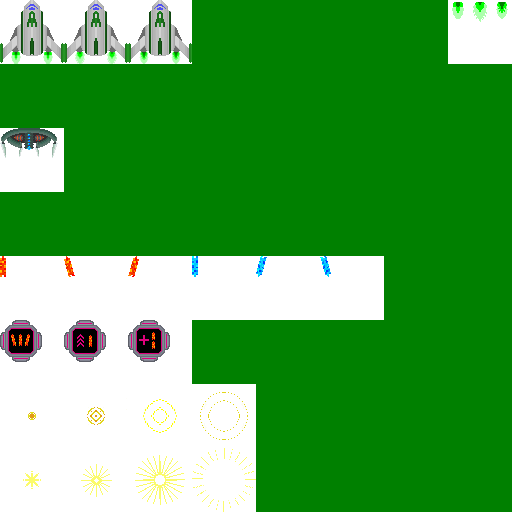
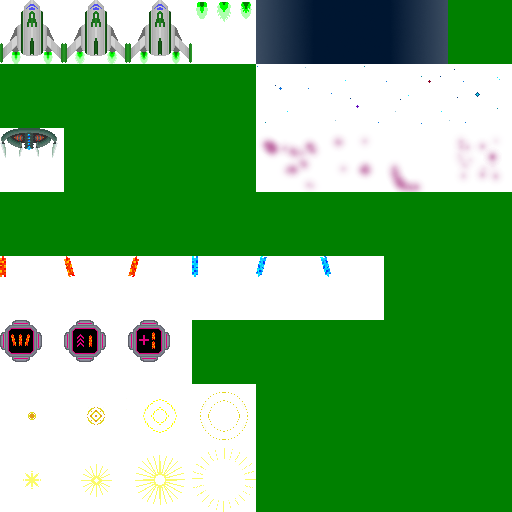
Layers edited between the first and the second w=512, h=512 image:
painted on "Background" over [192, 0, 512, 192]
